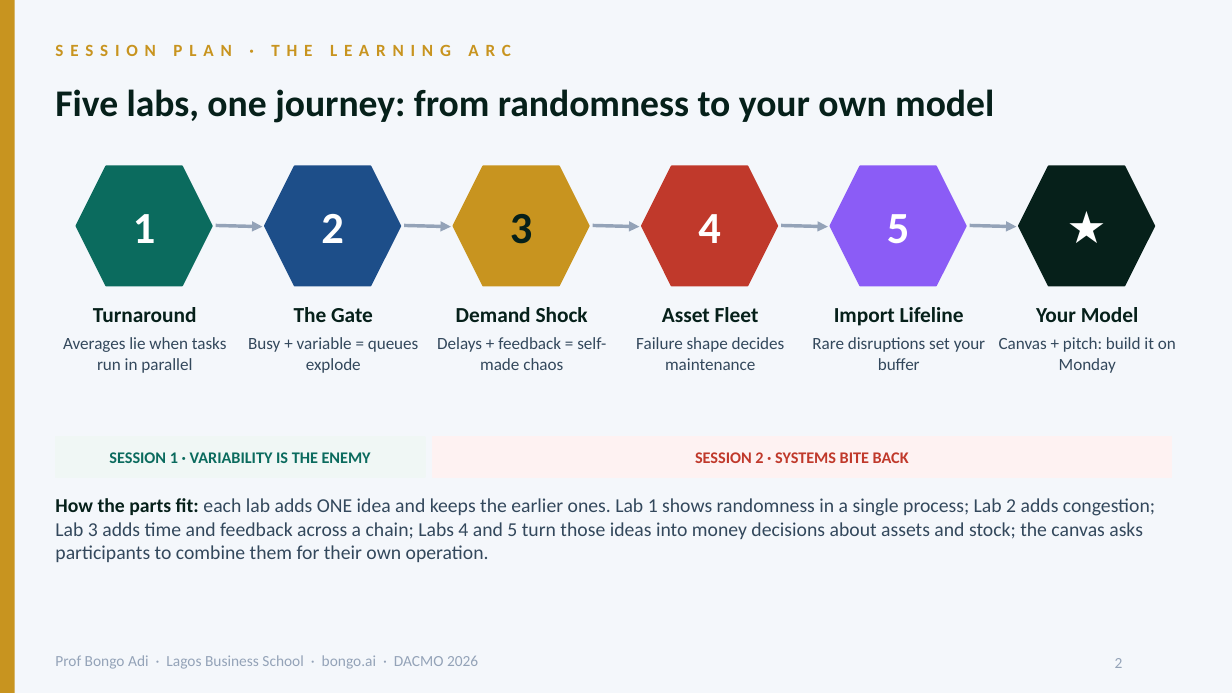
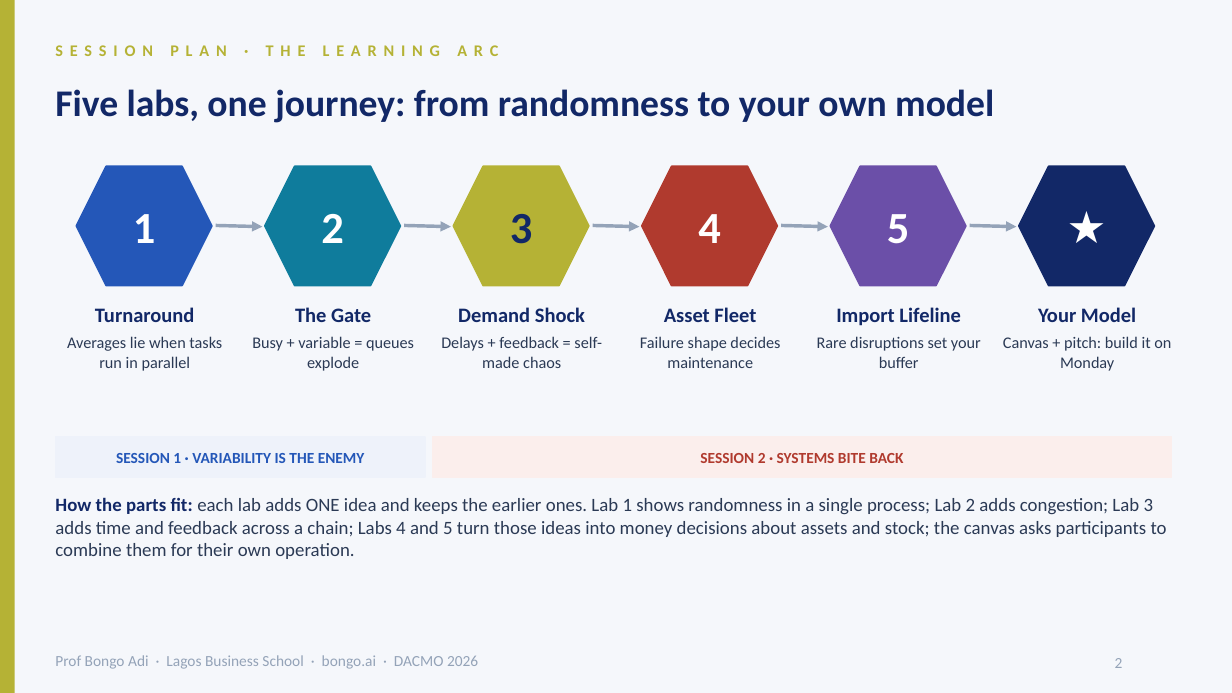
Before and after one commit to adibongo/dacmo-operations-analytics, a slide deck: slide 2 of downloads/DACMO-Analytics-for-Operations.pptx. Drawn at 1232x693 pixels with LibreOffice and Linux fonts; fonts in the diff are those of the drawing; background and template pictures are left out. Boxes give left, top, right and bottom in pixels: in the first picture for what was removed or moved away, otherwise in the second. Text is boxed around its words. In the diff, an @@ line names an element or a change of style, - is before the commit and + after.

```diff
--- a/downloads/DACMO-Analytics-for-Operations.pptx
+++ b/downloads/DACMO-Analytics-for-Operations.pptx
@@ background #F4F7FB to #F5F7FB @@
@@ rectangle at (x1=0, y1=0, x2=15, y2=692): fill #C8941F to #B5B235 @@
@@ text "SESSION PLAN · THE LEARNING ..." at (x1=55, y1=34, x2=1103, y2=65): size 10 to 9.5 pt, text colour #C8941F to #B5B235 @@
@@ text "Five labs, one journey: from ..." at (x1=55, y1=89, x2=994, y2=123): text colour #06201A to #122867 @@
@@ hexagon at (x1=76, y1=166, x2=212, y2=286): fill #0B6B5E to #2457B8; outline #0B6B5E 1 pt to #2457B8 1 pt @@
@@ hexagon at (x1=265, y1=166, x2=400, y2=286): fill #1D4E89 to #0F7C9C; outline #1D4E89 1 pt to #0F7C9C 1 pt @@
@@ text "3" at (x1=510, y1=214, x2=533, y2=244): text colour #06201A to #122867 @@
@@ hexagon at (x1=453, y1=166, x2=589, y2=286): fill #C8941F to #B5B235; outline #C8941F 1 pt to #B5B235 1 pt @@
@@ hexagon at (x1=642, y1=166, x2=777, y2=286): fill #C0392B to #B03A2E; outline #C0392B 1 pt to #B03A2E 1 pt @@
@@ hexagon at (x1=830, y1=166, x2=966, y2=286): fill #8B5CF6 to #6B4FA8; outline #8B5CF6 1 pt to #6B4FA8 1 pt @@
@@ hexagon at (x1=1019, y1=166, x2=1154, y2=286): fill #06201A to #122867; outline #06201A 1 pt to #122867 1 pt @@
@@ size 12.5 to 12 pt, text colour #06201A to #122867 in 6 elements at (x1=95, y1=307, x2=195, y2=322), (x1=295, y1=307, x2=371, y2=322), (x1=458, y1=307, x2=585, y2=322), (x1=664, y1=307, x2=756, y2=322), (x1=836, y1=307, x2=961, y2=326), (x1=1038, y1=307, x2=1136, y2=322) @@
@@ size 10 to 9.5 pt, text colour #33485C to #2B3A55 in 6 elements at (x1=67, y1=336, x2=222, y2=371), (x1=252, y1=336, x2=414, y2=371), (x1=441, y1=336, x2=602, y2=368), (x1=640, y1=336, x2=780, y2=368), (x1=817, y1=336, x2=981, y2=368), (x1=1003, y1=336, x2=1171, y2=371) @@
@@ text "SESSION 1 · VARIABILITY IS ..." at (x1=116, y1=453, x2=365, y2=463): size 9.5 to 9 pt, text colour #0B6B5E to #2457B8 @@
@@ rectangle at (x1=55, y1=437, x2=425, y2=477): fill #F0F7F5 to #EEF2FA; outline #F0F7F5 1 pt to #EEF2FA 1 pt @@
@@ text "SESSION 2 · SYSTEMS BITE ..." at (x1=700, y1=453, x2=903, y2=463): size 9.5 to 9 pt, text colour #C0392B to #B03A2E @@
@@ rectangle at (x1=432, y1=437, x2=1172, y2=477): fill #FEF2F2 to #FBEEEC; outline #FEF2F2 1 pt to #FBEEEC 1 pt @@
@@ text "How the parts fit: each ..." at (x1=55, y1=497, x2=1167, y2=559): size 11.5 to 11 pt, text colour #33485C to #2B3A55; text colour #06201A to #122867 in "How the parts fit:" @@
```
Also in this commit, not shown: 44 other slides changed, 16 other files.
